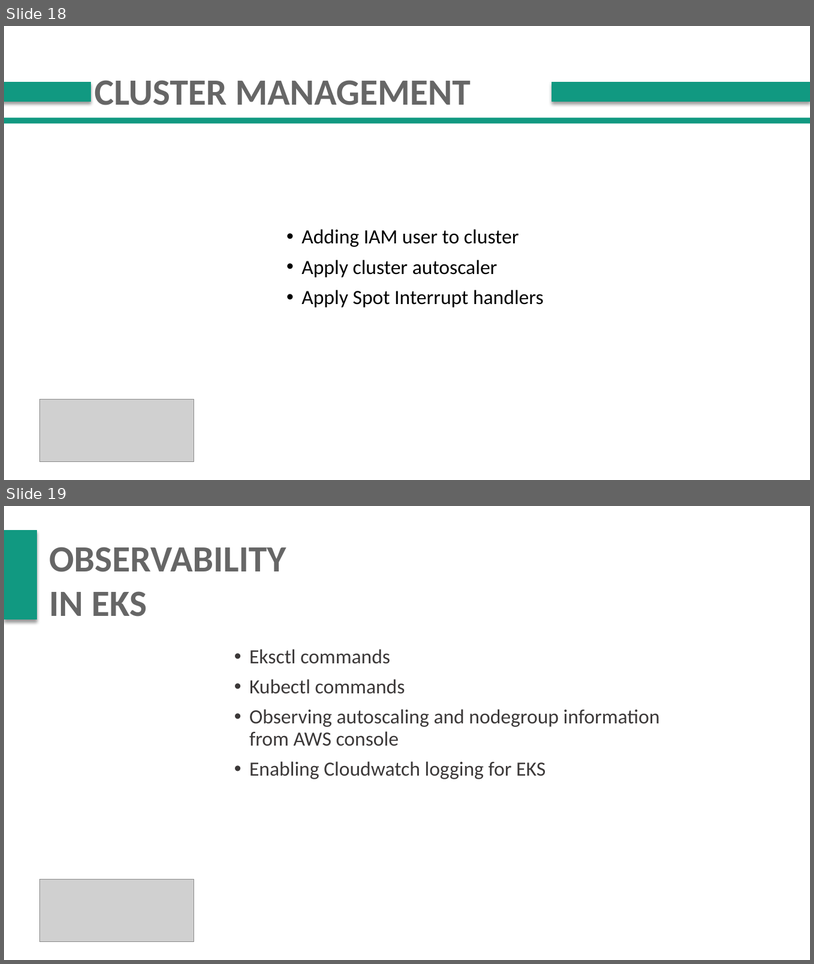
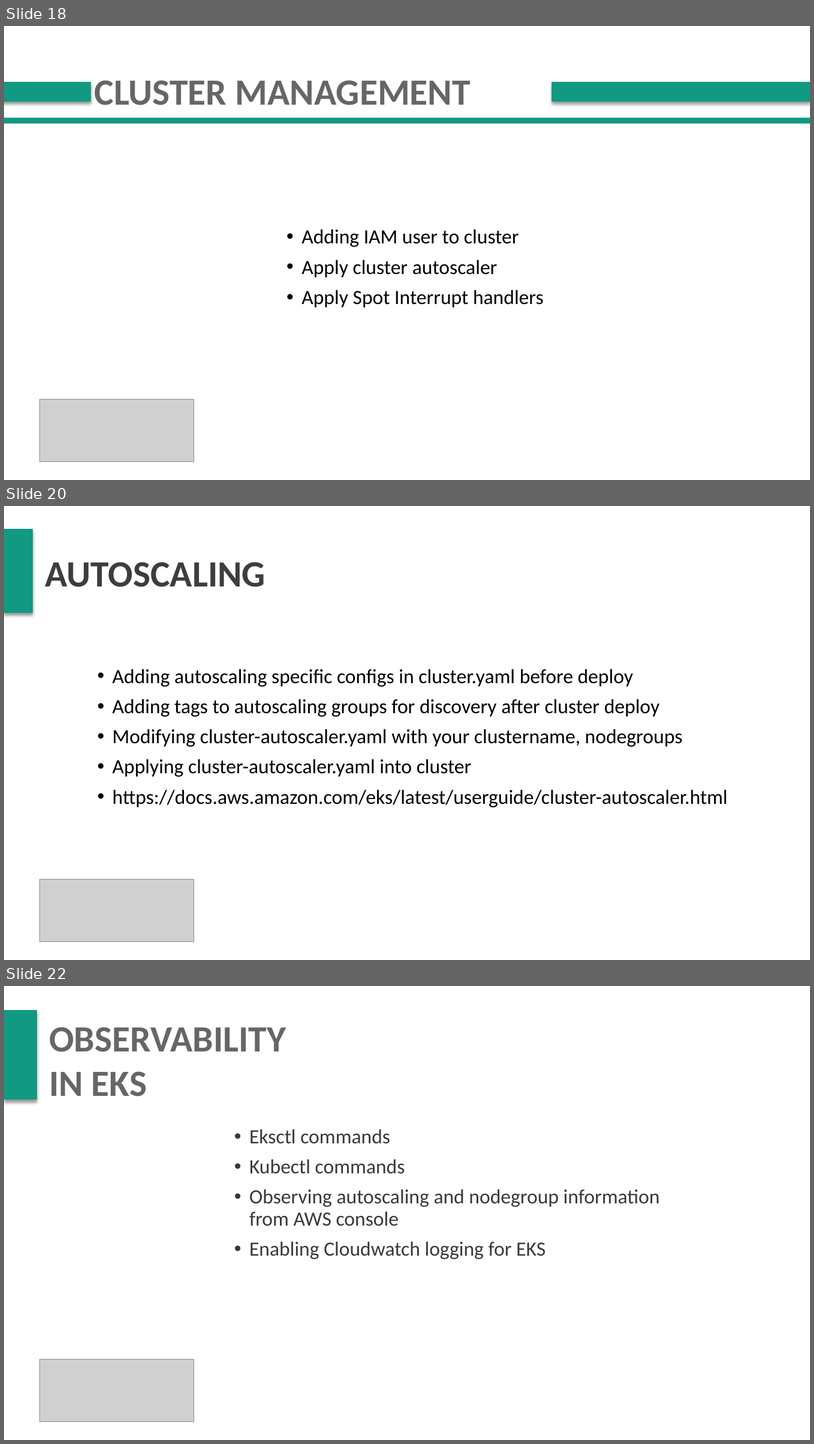
Before and after one commit to adfolks/webinars, a slide deck: eks/EKS_webinar_v1.0.pptx. Shown one above the other, each under a label of ours: slides 18 and 19 before the commit, slides 18, 20 and 22 after it; the slides between them are not shown. The pictures are 814x964 and 814x1444 pixels, drawn with LibreOffice and Linux fonts; fonts in the diff are those of the drawing; grey boxes stand for pictures. Boxes give left, top, right and bottom in pixels: in the first picture for what was removed or moved away, otherwise in the second. Text is boxed around its words. In the diff, an @@ line names an element or a change of style, - is before the commit and + after.

Commit message:
add autoscaler and spot interrupt handler info

```diff
--- a/eks/EKS_webinar_v1.0.pptx
+++ b/eks/EKS_webinar_v1.0.pptx
@@ slide 20 added at [4,506,810,960], background #FFFFFF @@
@@ freeform shape added at [4,529,32,613], fill #119981, outline #119981 0.75 pt @@
@@ text added at [45,562,266,587], 44 pt, text #3D3D3D, bold @@
+AUTOSCALING
@@ text added at [113,669,728,807], 24 pt, text #000000 @@
+• Adding autoscaling specific configs in cluster.yaml before deploy
+• Adding tags to autoscaling groups for discovery after cluster deploy
+• Modifying cluster-autoscaler.yaml with your clustername, nodegroups
+• Applying cluster-autoscaler.yaml into cluster
+• https://docs.aws.amazon.com/eks/latest/userguide/cluster-autoscaler.html
@@ picture added at [39,879,194,942] @@
@@ what was slide 19 is now slide 22 @@
```
Also in this commit, not shown: 1 slide changed, 2 other slides added, 2 other files.
